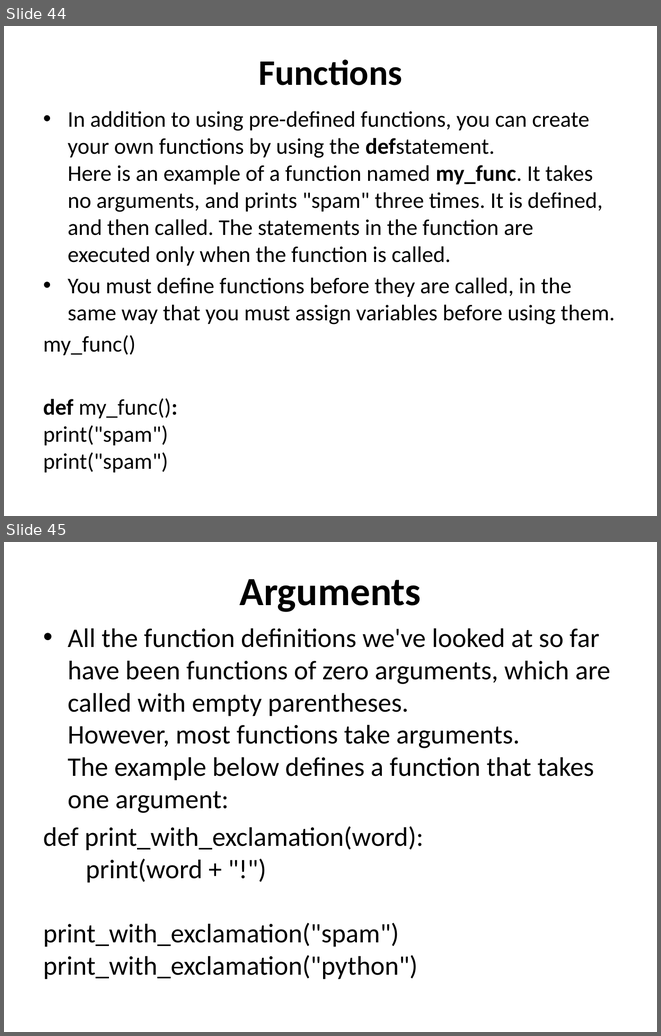
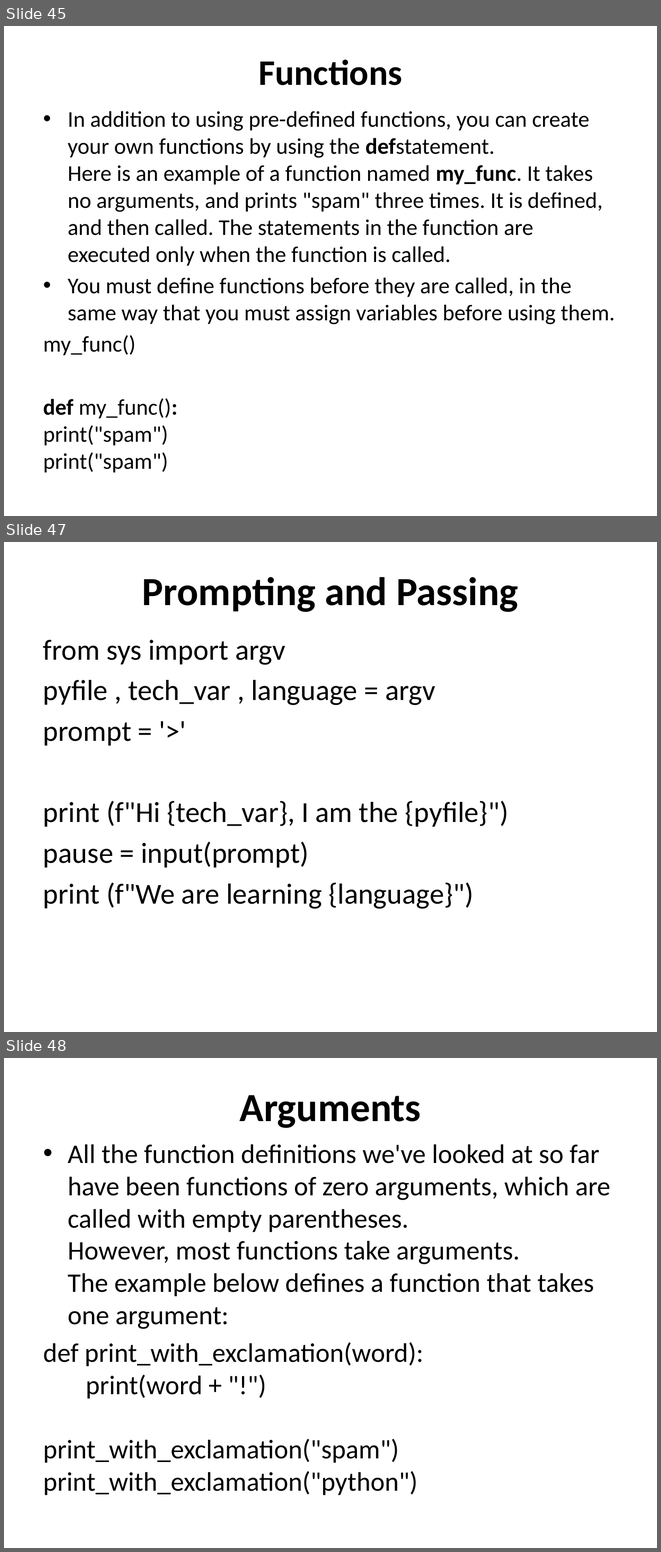
Before and after one commit to sip11/python, a slide deck: What is Python.pptx. Shown one above the other, each under a label of ours: slides 44 and 45 before the commit, slides 45, 47 and 48 after it; the slides between them are not shown. The pictures are 661x1036 and 661x1552 pixels, drawn with LibreOffice and Linux fonts; fonts in the diff are those of the drawing. Boxes give left, top, right and bottom in pixels: in the first picture for what was removed or moved away, otherwise in the second. Text is boxed around its words. In the diff, an @@ line names an element or a change of style, - is before the commit and + after.

```diff
--- a/What is Python.pptx
+++ b/What is Python.pptx
@@ slide 47 added at <box>4,542,657,1032</box>, background #FFFFFF @@
@@ title added at <box>142,577,518,612</box>, 44 pt, text #000000, bold @@
+Prompting and Passing
@@ text added at <box>43,640,508,909</box>, 32 pt, text #000000 @@
+from sys import argv
+pyfile , tech_var , language = argv
+prompt = '>'
+print (f"Hi {tech_var}, I am the {pyfile}")
+pause = input(prompt)
+print (f"We are learning {language}")
@@ what was slide 44 is now slide 45 @@
@@ what was slide 45 is now slide 48 @@
```
Also in this commit, not shown: 1 slide changed, 13 other slides added.
